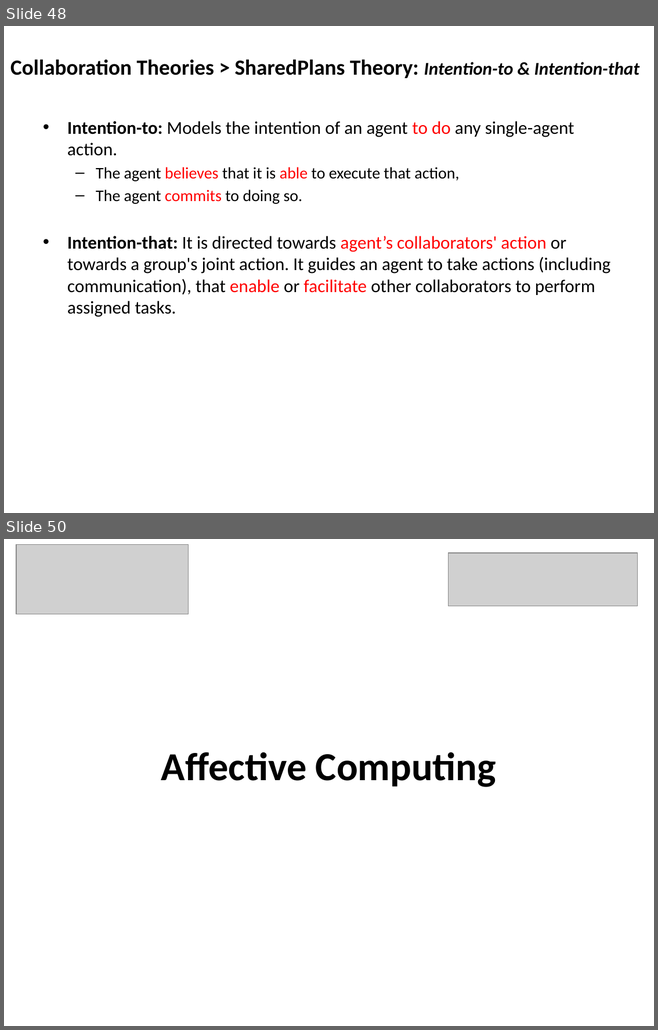
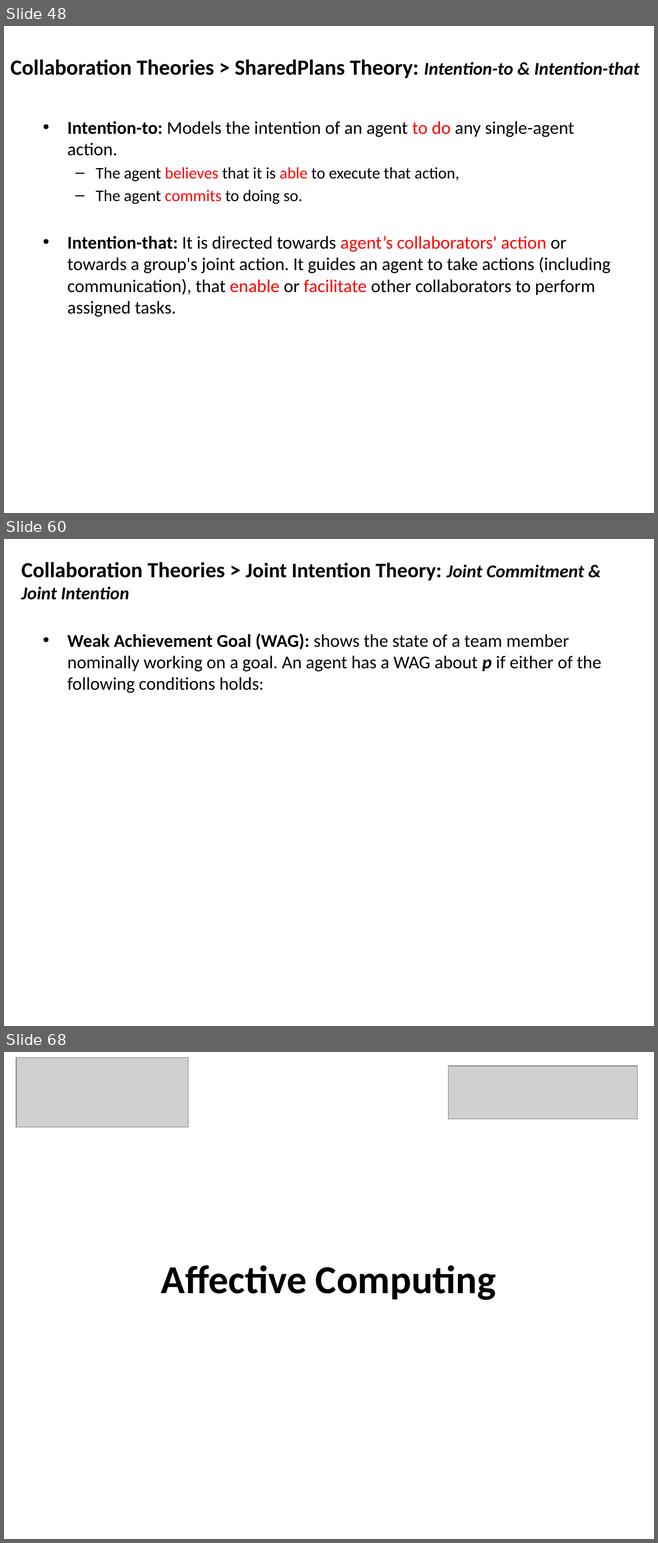
Before and after one commit to mshayganfar/CompExam1, a slide deck: presentation/PhD-comprehensive-exam.pptx. Shown one above the other, each under a label of ours: slides 48 and 50 before the commit, slides 48, 60 and 68 after it; the slides between them are not shown. The pictures are 658x1030 and 658x1543 pixels, drawn with LibreOffice and Linux fonts; fonts in the diff are those of the drawing; grey boxes stand for pictures. Boxes give left, top, right and bottom in pixels: in the first picture for what was removed or moved away, otherwise in the second. Text is boxed around its words. In the diff, an @@ line names an element or a change of style, - is before the commit and + after.

Commit message:
Joint Intentions
Added Joint Intentions theory.

```diff
--- a/presentation/PhD-comprehensive-exam.pptx
+++ b/presentation/PhD-comprehensive-exam.pptx
@@ slide 60 added at (x1=4, y1=539, x2=654, y2=1026), background #FFFFFF @@
@@ text added at (x1=21, y1=562, x2=583, y2=600), 20 pt, text #000000, bold @@
+Collaboration Theories > Joint Intention Theory: Joint Commitment & Joint Intention
@@ text added at (x1=67, y1=634, x2=601, y2=693), 20 pt, text #000000 @@
+• Weak Achievement Goal (WAG): shows the state of a team member nominally working on a goal. An agent has a WAG about p if either of the following conditions holds:
@@ what was slide 50 is now slide 68 @@
```
Also in this commit, not shown: 1 slide changed, 17 other slides added.
